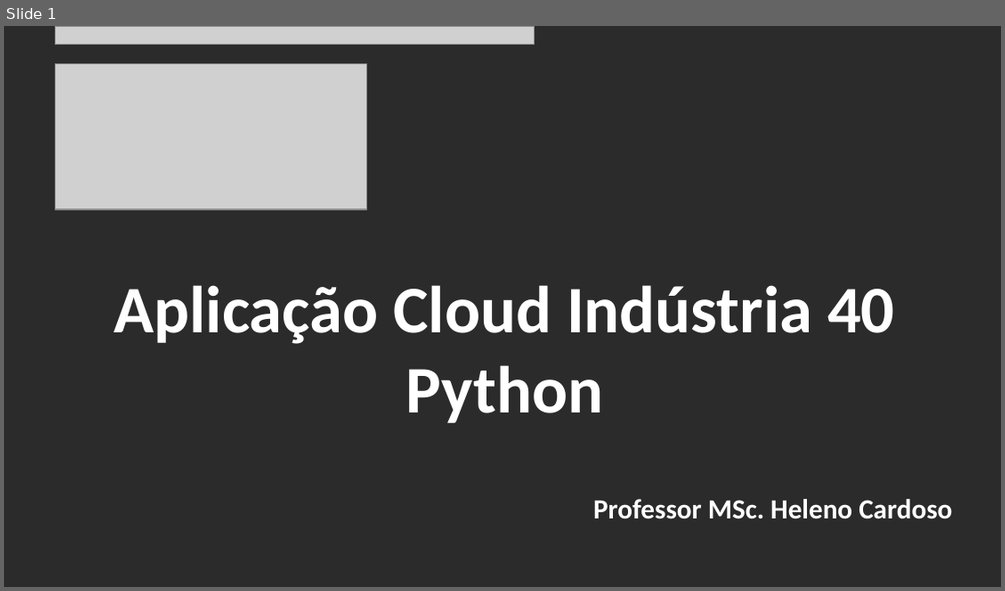
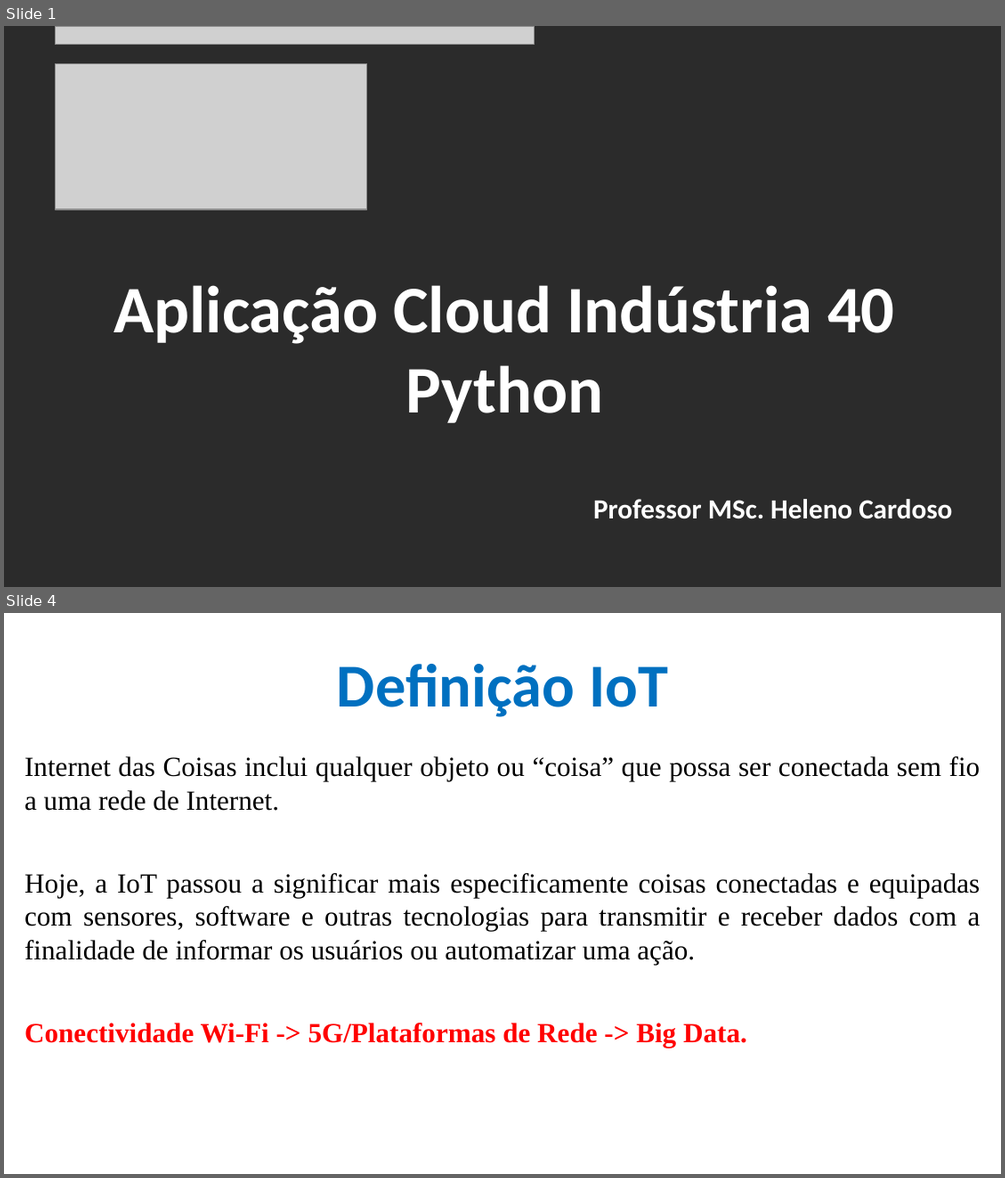
Before and after one commit to CloudEducationBrazil/WydenArea1AplicacaoCloudIndustria40Python, a slide deck: 01 Classes/Aula 01 - Aplicação Cloud Indústria 40 Python.pptx. Shown one above the other, each under a label of ours: slide 1 before the commit, slides 1 and 4 after it; the slides between them are not shown. The pictures are 1005x591 and 1005x1178 pixels, drawn with LibreOffice and Linux fonts; fonts in the diff are those of the drawing; grey boxes stand for pictures; background and template pictures are left out; a plain dark background stands for a picture behind light text. Boxes give left, top, right and bottom in pixels: in the first picture for what was removed or moved away, otherwise in the second. Text is boxed around its words. In the diff, an @@ line names an element or a change of style, - is before the commit and + after.

```diff
--- a/01 Classes/Aula 01 - Aplicação Cloud Indústria 40 Python.pptx
+++ b/01 Classes/Aula 01 - Aplicação Cloud Indústria 40 Python.pptx
@@ slide 4 added at [4, 613, 1001, 1174], background picture (left out) @@
@@ title added at [337, 664, 668, 717], 44 pt, text #0070C0, bold @@
+Definição IoT
@@ text added at [24, 756, 980, 1047], 20 pt, text #000000 @@
+Internet das Coisas inclui qualquer objeto ou “coisa” que possa ser conectada sem fio a uma rede de Internet.
+Hoje, a IoT passou a significar mais especificamente coisas conectadas e equipadas com sensores, software e outras tecnologias para transmitir e receber dados com a finalidade de informar os usuários ou automatizar uma ação.
+Conectividade Wi-Fi -> 5G/Plataformas de Rede -> Big Data.
```
Also in this commit, not shown: 7 slides changed, 14 other slides added, 1 slide removed, 2 other files.
